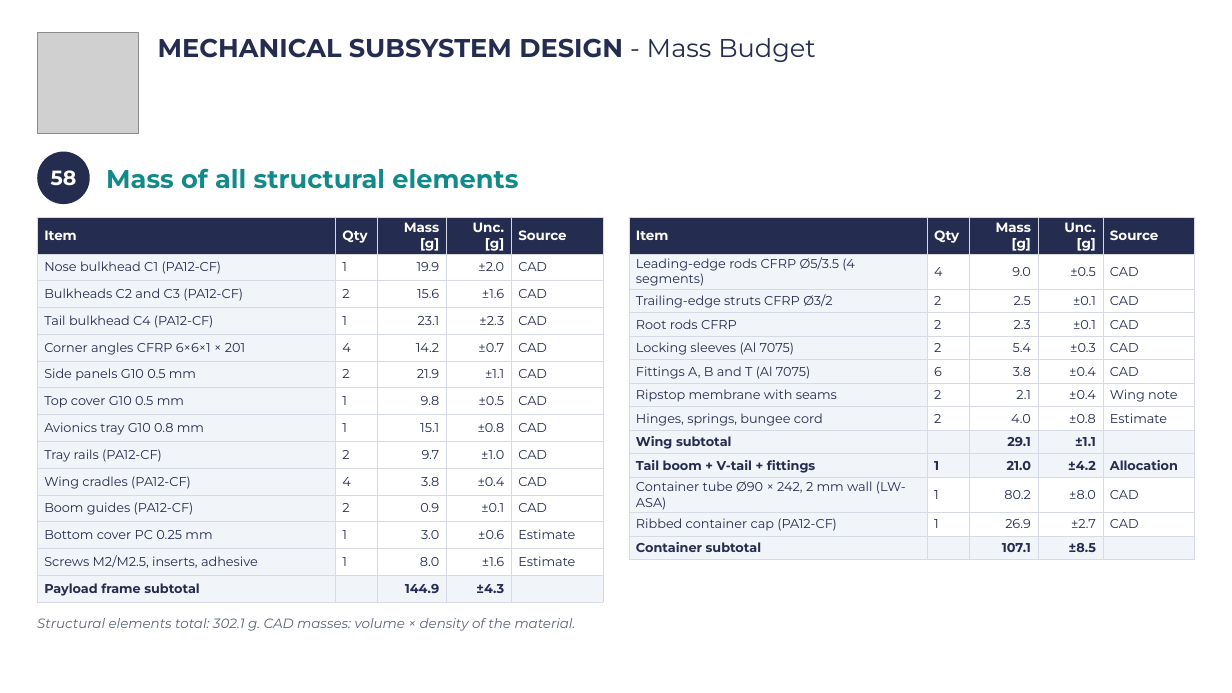
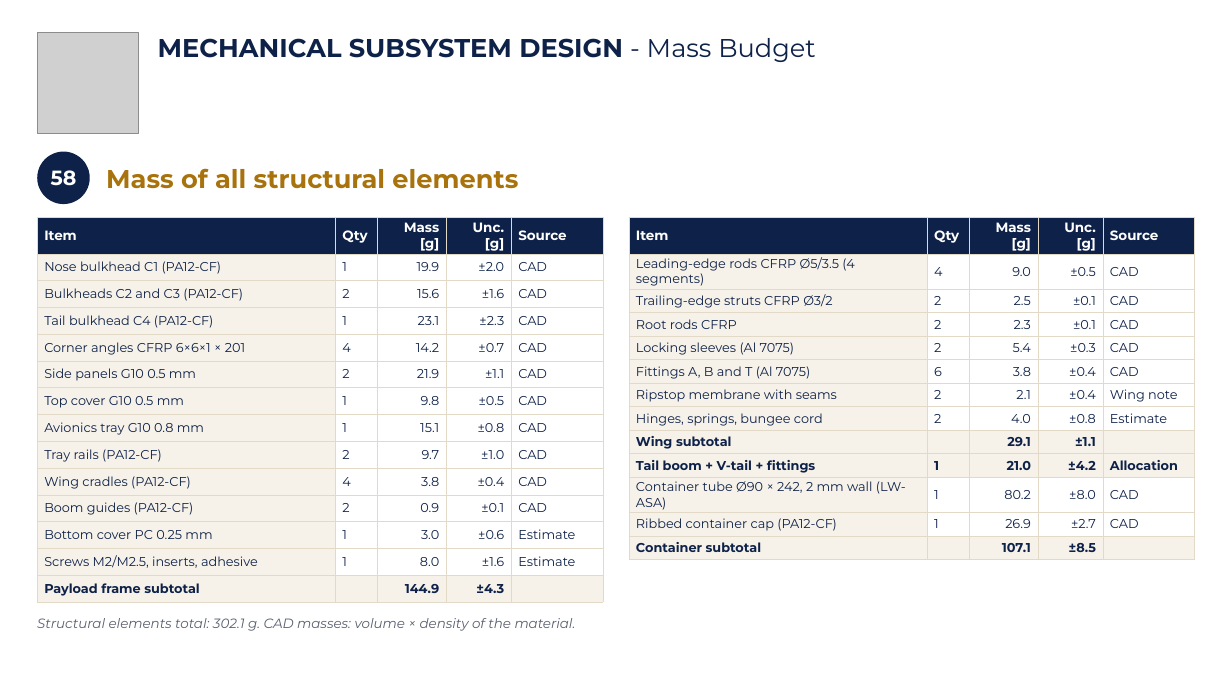
Before and after one commit to Caetano18/proyecto, a slide deck: slide 61 of cansat_pdr/laminas_plantilla/CanSat_PDR_Hermes_mecanica.pptx. Drawn at 1232x693 pixels with LibreOffice and Linux fonts; fonts in the diff are those of the drawing; grey boxes stand for pictures; background and template pictures are left out. Boxes give left, top, right and bottom in pixels: in the first picture for what was removed or moved away, otherwise in the second. Text is boxed around its words. In the diff, an @@ line names an element or a change of style, - is before the commit and + after.

```diff
--- a/cansat_pdr/laminas_plantilla/CanSat_PDR_Hermes_mecanica.pptx
+++ b/cansat_pdr/laminas_plantilla/CanSat_PDR_Hermes_mecanica.pptx
@@ text "MECHANICAL SUBSYSTEM DESIGN - Mass ..." at [158, 38, 816, 62]: text colour #242C4F to #0E2148 @@
@@ ellipse "58" at [37, 152, 90, 204]: fill #242C4F to #0E2148 @@
@@ text "Mass of all structural elements" at [106, 168, 518, 189]: text colour #138A8A to #A8730C @@
@@ table at [37, 217, 603, 600] @@
@@ fill #242C4F to #0E2148 in row 1 @@
@@ fill #F1F4F9 to #F6F2E9 in 17 cells @@
@@ text colour #242C4F to #0E2148 @@
@@ borders changed @@
@@ table at [629, 217, 1195, 556] @@
@@ fill #242C4F to #0E2148 in row 1 @@
@@ fill #F1F4F9 to #F6F2E9 in 24 cells @@
@@ text colour #242C4F to #0E2148 @@
@@ borders changed @@
```
Also in this commit, not shown: 104 other slides changed, 10 other files.
